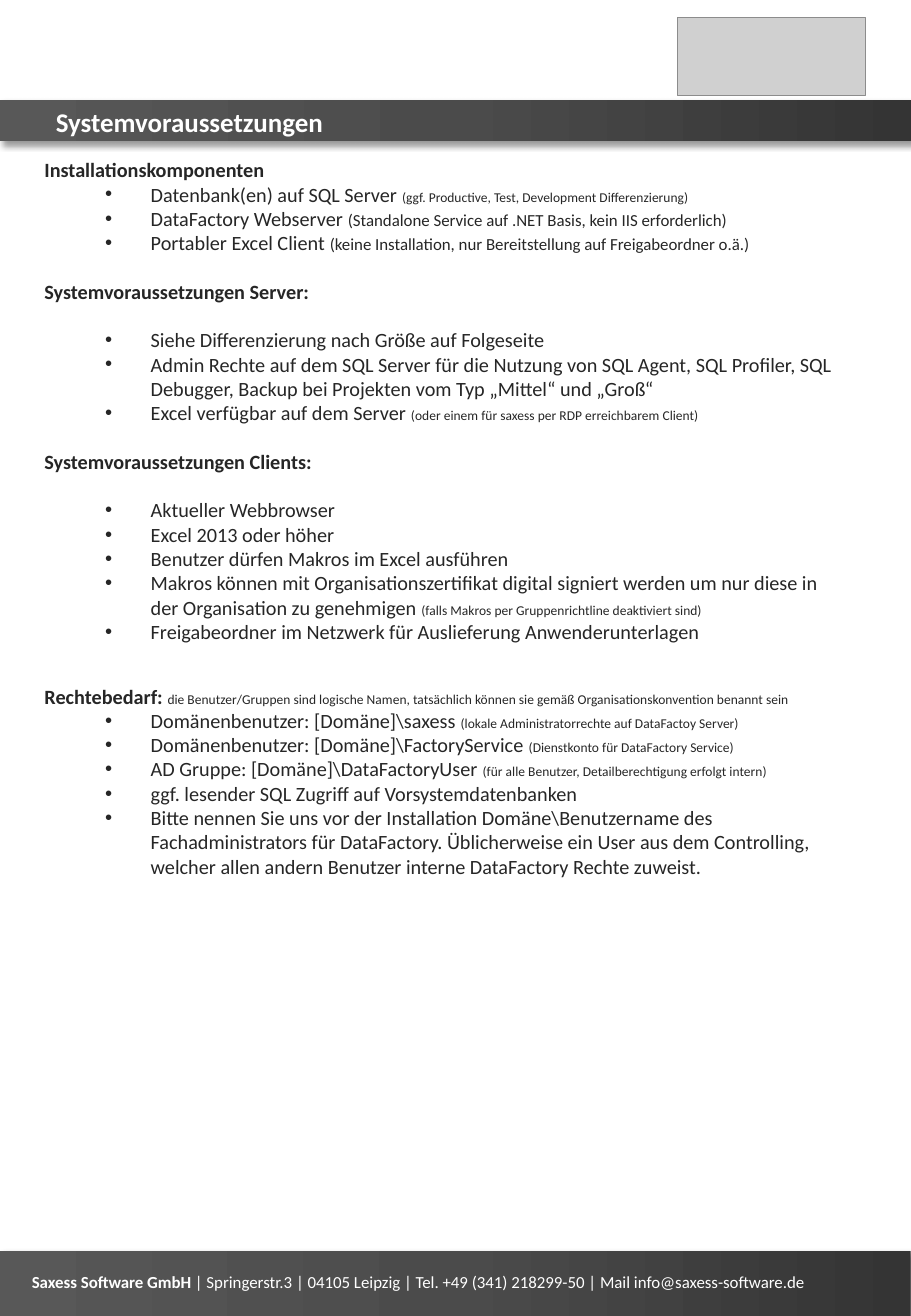
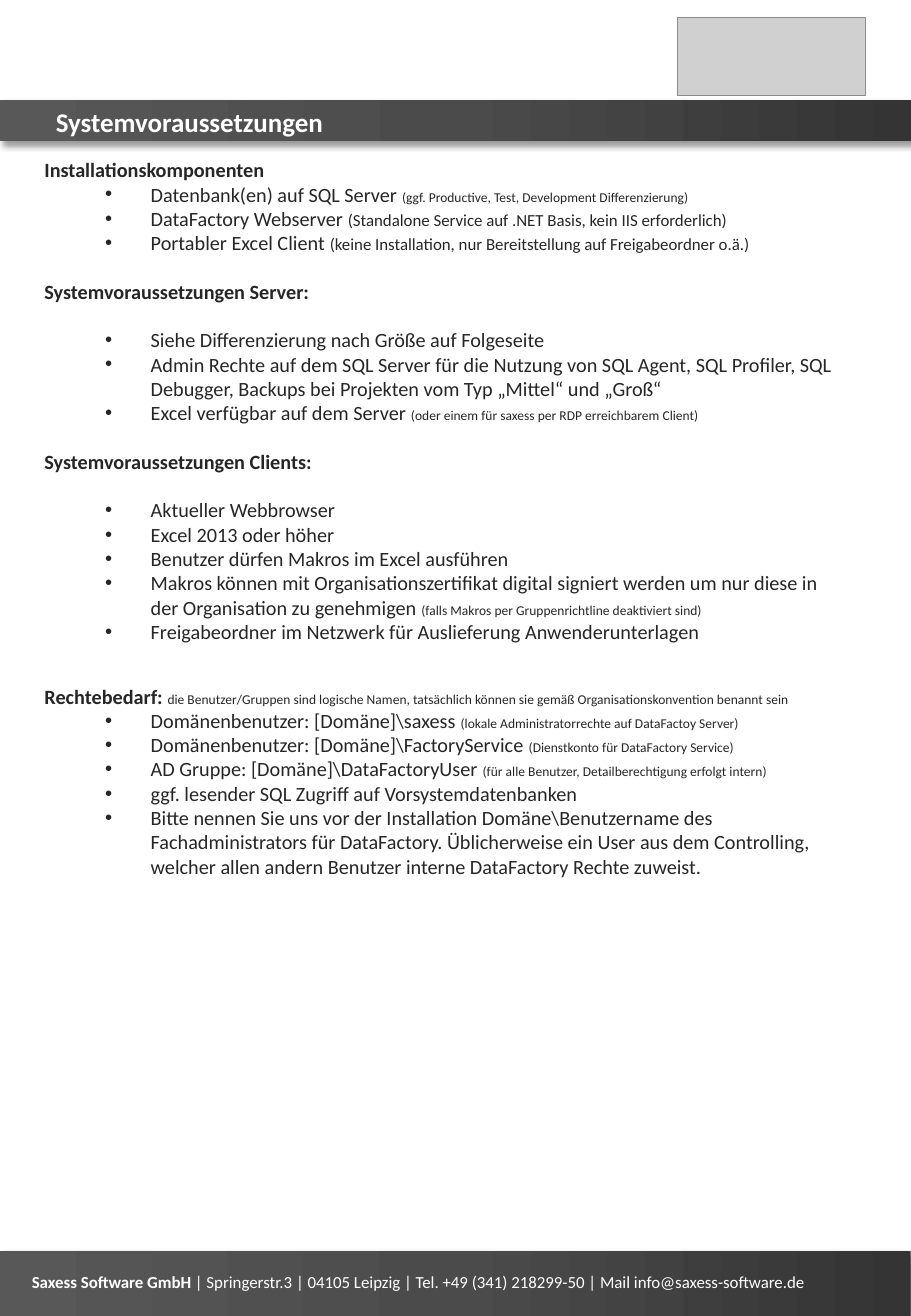
Before and after one commit to saxess-software/DataFactory-Knowledge-Center, a slide deck: slide 2 of 3a. DataFactory - Installation and Update/DataFactoy Systemvoraussetzungen.pptx. Drawn at 911x1316 pixels with LibreOffice and Linux fonts; fonts in the diff are those of the drawing; grey boxes stand for pictures. Boxes give left, top, right and bottom in pixels: in the first picture for what was removed or moved away, otherwise in the second. Text is boxed around its words. In the diff, an @@ line names an element or a change of style, - is before the commit and + after.

Commit message:
Update DataFactoy Systemvoraussetzungen.pptx
Schreibfehler korrigert

```diff
--- a/3a. DataFactory - Installation and Update/DataFactoy Systemvoraussetzungen.pptx
+++ b/3a. DataFactory - Installation and Update/DataFactoy Systemvoraussetzungen.pptx
@@ text at (x1=151, y1=358, x2=831, y2=400): text changed @@
-  • Admin Rechte auf dem SQL Server für die Nutzung von SQL Agent, SQL Profiler, SQL Debugger, Backup bei Projekten vom Typ „Mittel“ und „Groß“
+  • Admin Rechte auf dem SQL Server für die Nutzung von SQL Agent, SQL Profiler, SQL Debugger, Backups bei Projekten vom Typ „Mittel“ und „Groß“
```
